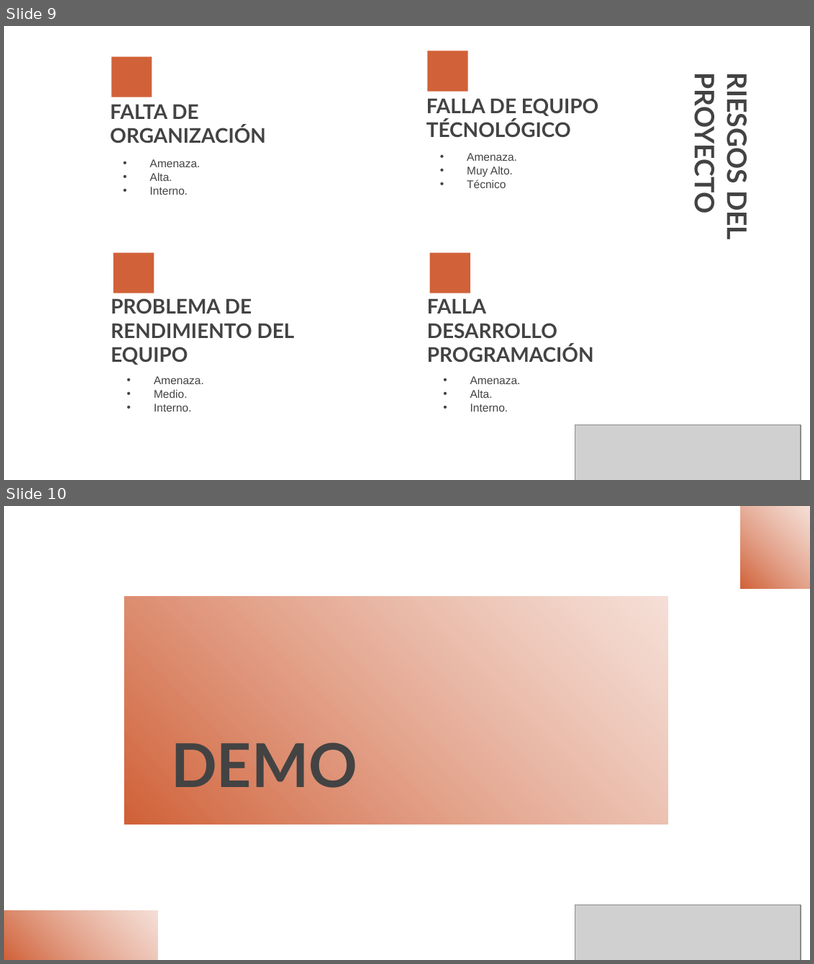
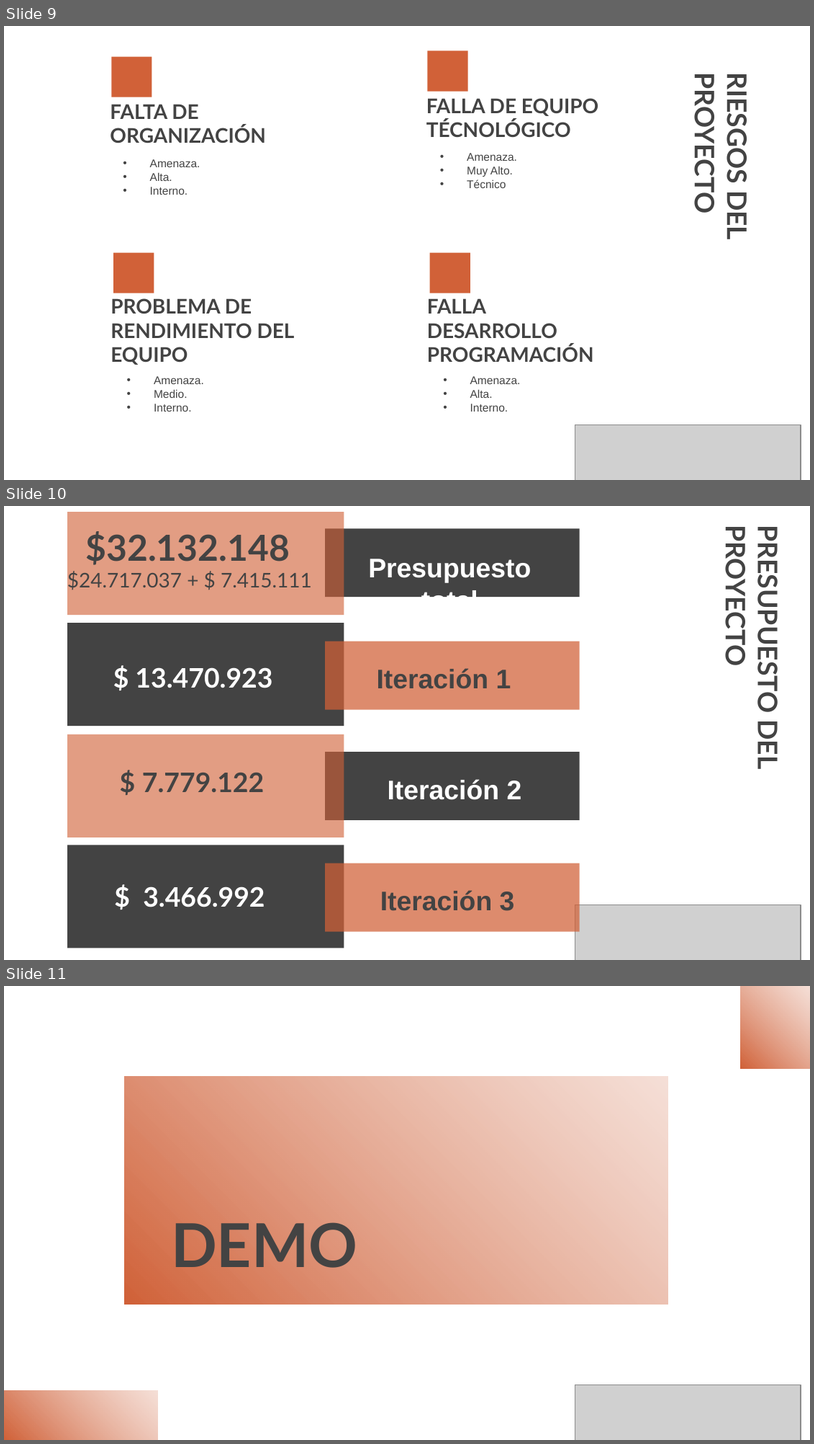
Before and after one commit to dcdarck/Hostal-donia-clarita, a slide deck: Iteración 1/ITERACIÓN 1.pptx. Shown one above the other, each under a label of ours: slides 9 and 10 before the commit, slides 9, 10 and 11 after it. The pictures are 814x964 and 814x1444 pixels, drawn with LibreOffice and Linux fonts; fonts in the diff are those of the drawing; grey boxes stand for pictures; background and template pictures are left out. Boxes give left, top, right and bottom in pixels: in the first picture for what was removed or moved away, otherwise in the second. Text is boxed around its words. In the diff, an @@ line names an element or a change of style, - is before the commit and + after.

Commit message:
Actualización de docs
actualización de documentos finales iteración 1

```diff
--- a/Iteración 1/ITERACIÓN 1.pptx
+++ b/Iteración 1/ITERACIÓN 1.pptx
@@ slide 10 added at <box>4,506,810,960</box>, background #FFFFFF @@
@@ rectangle added at <box>67,512,345,615</box>, fill #D16138 at 62% opacity @@
@@ rectangle added at <box>325,528,580,597</box>, fill #434343 @@
@@ title added at <box>720,538,785,767</box>, 24 pt, text #434343, bold @@
+PRESUPUESTO DEL PROYECTO
@@ title added at <box>368,559,531,597</box>, 24 pt, text #FFFFFF, bold @@
+Presupuesto total
@@ title added at <box>67,571,312,590</box>, 18 pt, text #434343 @@
+$32.132.148
+$24.717.037 + $ 7.415.111
@@ rectangle added at <box>67,623,345,726</box>, fill #434343 @@
@@ rectangle added at <box>325,641,580,710</box>, fill #D16138 at 73% opacity @@
@@ title added at <box>135,667,273,688</box>, 24 pt, text #FFFFFF, bold @@
+$ 13.470.923
@@ title added at <box>377,668,512,689</box>, 24 pt, text #434343, bold @@
+Iteración 1
@@ rectangle added at <box>67,734,345,837</box>, fill #D16138 at 62% opacity @@
@@ rectangle added at <box>325,751,580,820</box>, fill #434343 @@
@@ text added at <box>142,772,264,792</box>, 24 pt, text #434343, bold @@
+$ 7.779.122
@@ title added at <box>388,779,522,800</box>, 24 pt, text #FFFFFF, bold @@
+Iteración 2
@@ rectangle added at <box>67,844,345,948</box>, fill #434343 @@
@@ rectangle added at <box>325,863,580,932</box>, fill #D16138 at 73% opacity @@
@@ text added at <box>143,886,265,907</box>, 24 pt, text #FFFFFF, bold @@
+$ 3.466.992
@@ text added at <box>381,890,515,911</box>, 24 pt, text #434343, bold @@
+Iteración 3
@@ picture added at <box>575,904,801,960</box> @@
@@ what was slide 10 is now slide 11 @@
```
Also in this commit, not shown: 1 other slide added, 1 slide removed, 3 other files.
